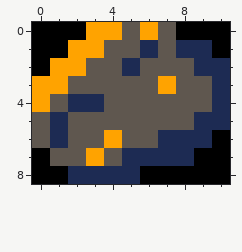
Two versions of one pixel-art file, DF/Content/assets/images/asteroid11x9.ase. This is how it looked before the edit.
11x9 pixels, 1 frame.
And afterwards:
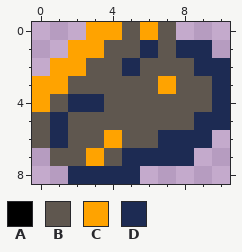
Palette (. is transparent): A #000000  B #5f574f  C #ffa300  D #1d2b53
Change:
Colour A is removed in row 0 at x 0 to 2 and 8 to 10; in row 1 at x 0 to 1 and 10; in row 2 at x 0; in row 6 at x 10; in row 7 at x 0 and 9 to 10; in row 8 at x 0 to 1 and 6 to 10.
Where, in picture pixels (left, top, right, bottom), the same in both pictures:
erased: (32, 22, 86, 76)
erased: (176, 22, 230, 58)
erased: (140, 130, 230, 184)
erased: (32, 148, 68, 184)
